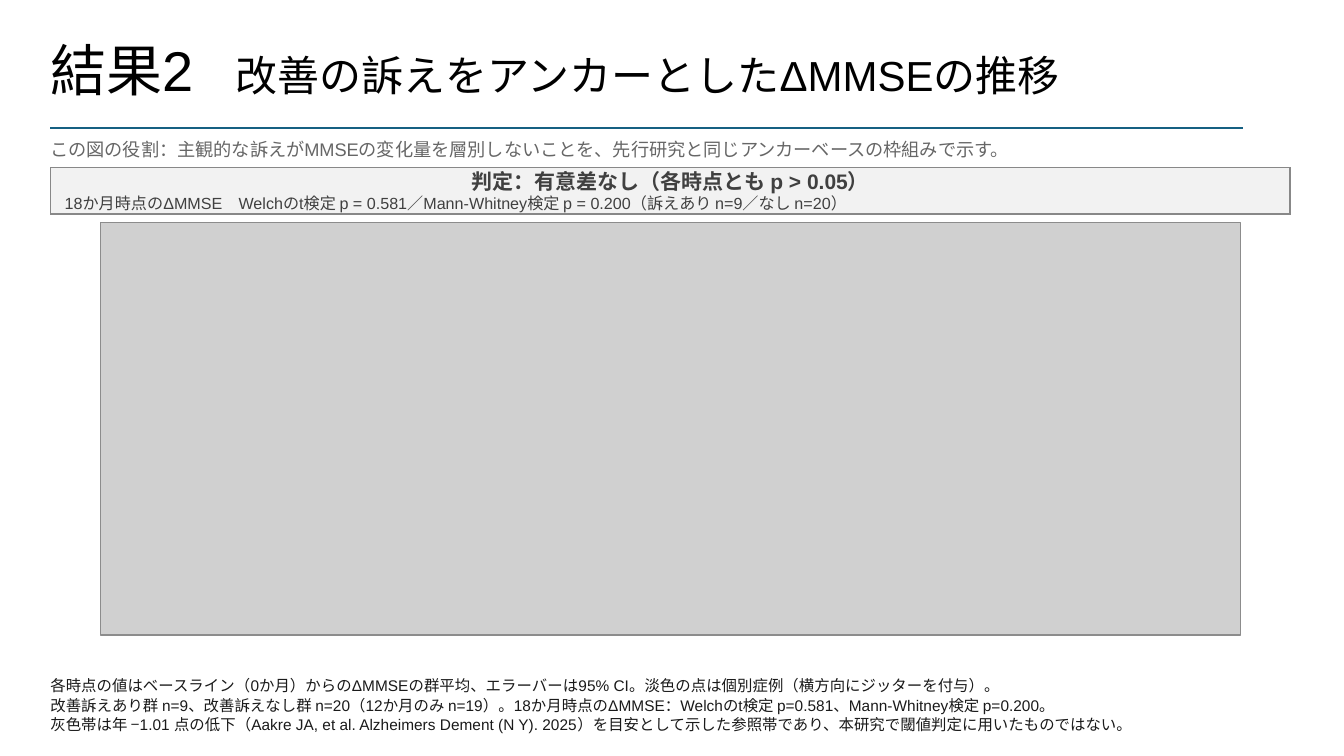
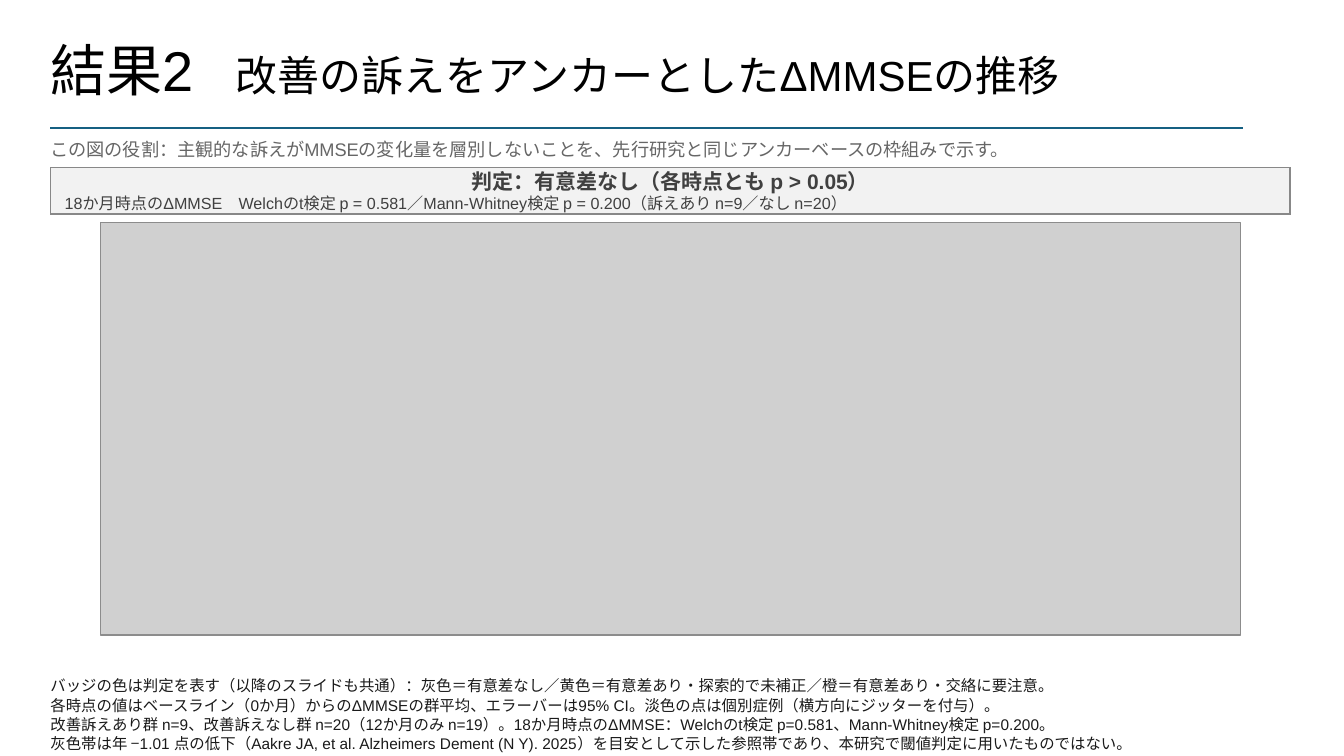
Before and after one commit to Yusuke013186/-, a slide deck: slide 2 of 8月5日に見せるスライド_更新版.pptx. Drawn at 1344x756 pixels with LibreOffice and Linux fonts; fonts in the diff are those of the drawing; grey boxes stand for pictures. Boxes give left, top, right and bottom in pixels: in the first picture for what was removed or moved away, otherwise in the second. Text is boxed around its words. In the diff, an @@ line names an element or a change of style, - is before the commit and + after.

```diff
--- a/8月5日に見せるスライド_更新版.pptx
+++ b/8月5日に見せるスライド_更新版.pptx
@@ text at box(50, 678, 1053, 693): paragraph added @@
+バッジの色は判定を表す（以降のスライドも共通）：灰色＝有意差なし／黄色＝有意差あり・探索的で未補正／橙＝有意差あり・交絡に要注意。
```
Also in this commit, not shown: 1 other slide changed, 7 other files.
